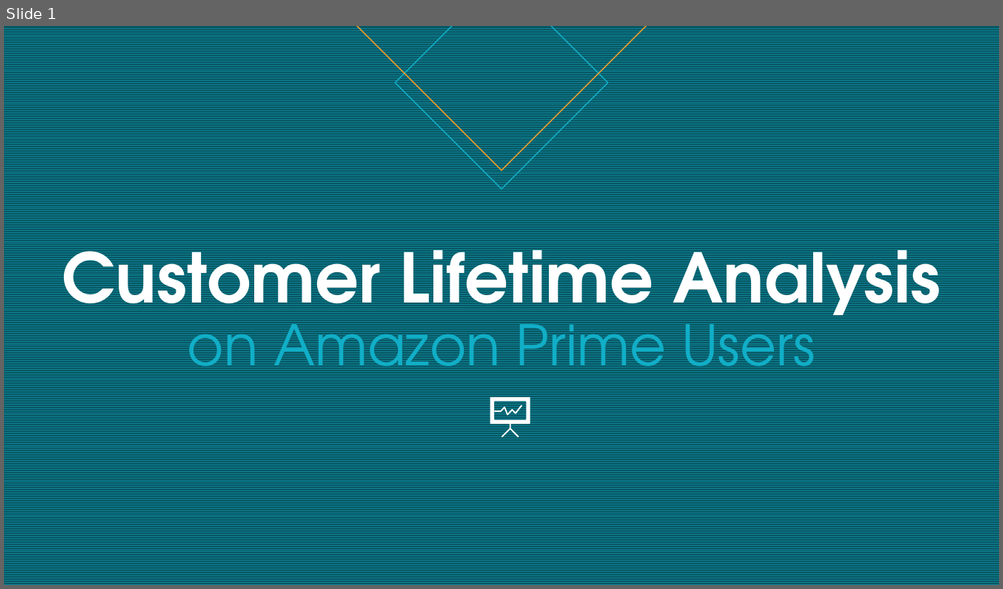
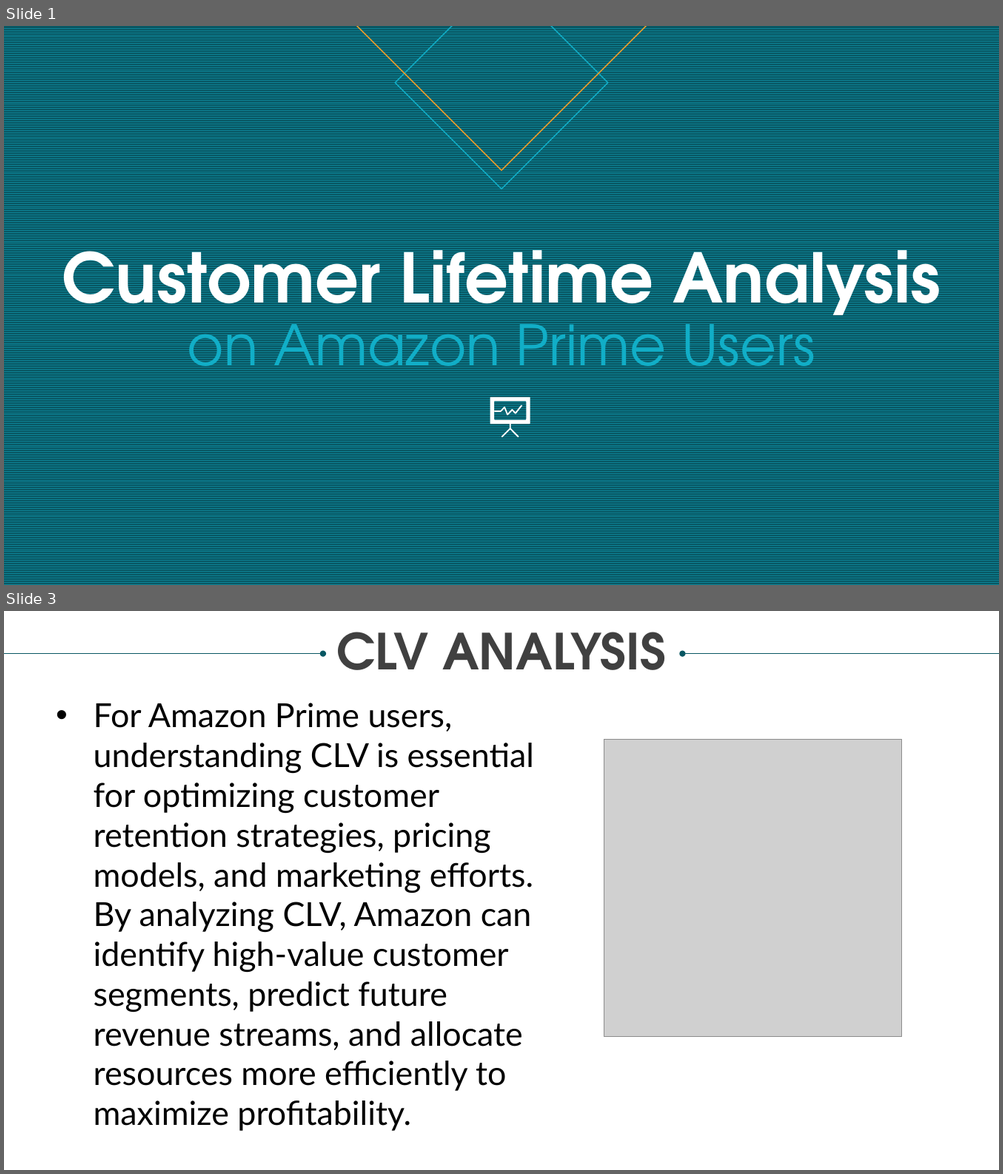
Before and after one commit to daniellaakpoguma/Data-Analsyt-Portfolio, a slide deck: CLV Analysis On Amazon Prime Users/Amazon Prime Users - CLV Analysis Presentation.pptx. Shown one above the other, each under a label of ours: slide 1 before the commit, slides 1 and 3 after it; the slides between them are not shown. The pictures are 1003x589 and 1003x1174 pixels, drawn with LibreOffice and Linux fonts; fonts in the diff are those of the drawing; grey boxes stand for pictures. Boxes give left, top, right and bottom in pixels: in the first picture for what was removed or moved away, otherwise in the second. Text is boxed around its words. In the diff, an @@ line names an element or a change of style, - is before the commit and + after.

```diff
--- a/CLV Analysis On Amazon Prime Users/Amazon Prime Users - CLV Analysis Presentation.pptx
+++ b/CLV Analysis On Amazon Prime Users/Amazon Prime Users - CLV Analysis Presentation.pptx
@@ slide 3 added at [4, 611, 999, 1170], background #FFFFFF @@
@@ text added at [336, 632, 666, 670], 48 pt, text #404040, bold @@
+CLV ANALYSIS
@@ arrow added from (4, 653) to (324, 653), #085764 0.5 pt @@
@@ arrow added from (999, 653) to (683, 653), #085764 0.5 pt @@
@@ text added at [94, 703, 534, 1131], 32 pt, text #000000 @@
+• For Amazon Prime users, understanding CLV is essential for optimizing customer retention strategies, pricing models, and marketing efforts. By analyzing CLV, Amazon can identify high-value customer segments, predict future revenue streams, and allocate resources more efficiently to maximize profitability.
@@ picture added at [604, 739, 901, 1037] @@
```
Also in this commit, not shown: 3 slides changed, 1 other slide added, 1 other file.
